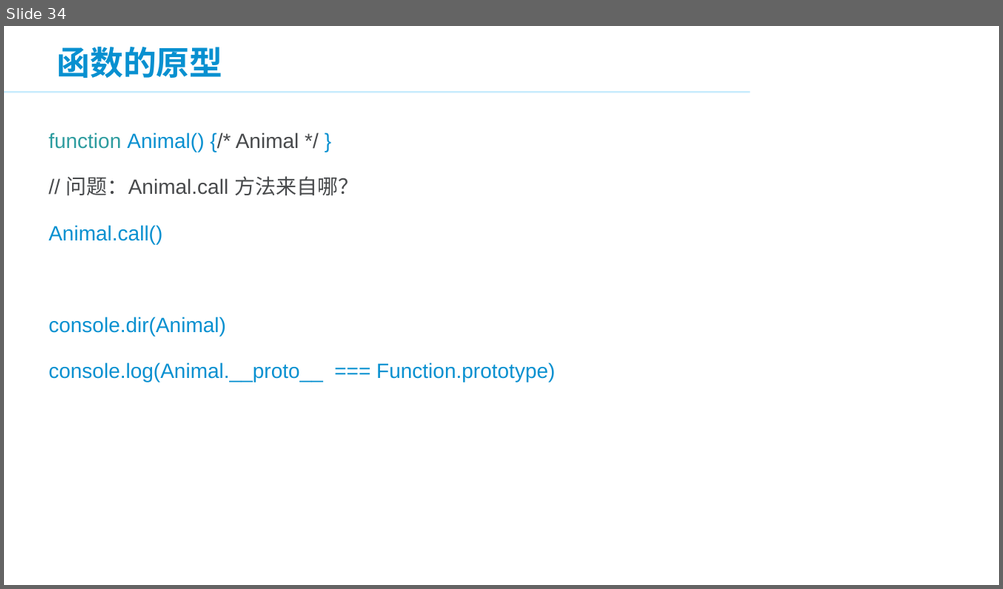
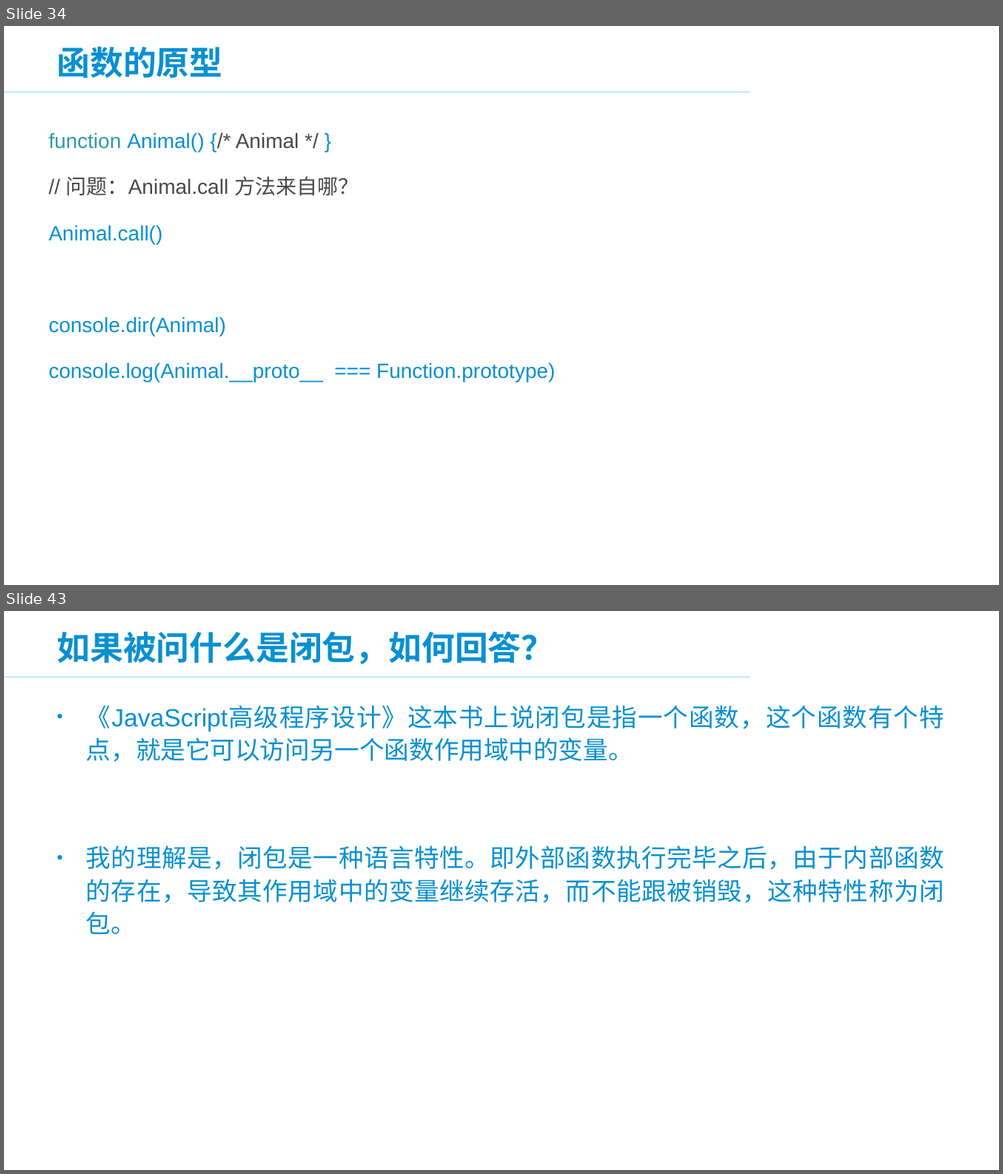
Before and after one commit to panxuepeng/javascript, a slide deck: ppt/JavaScript 高级部分.ppt. Shown one above the other, each under a label of ours: slide 34 before the commit, slides 34 and 43 after it; the slides between them are not shown. The pictures are 1003x589 and 1003x1174 pixels, drawn with LibreOffice and Linux fonts; fonts in the diff are those of the drawing; background and template pictures are left out. Boxes give left, top, right and bottom in pixels: in the first picture for what was removed or moved away, otherwise in the second. Text is boxed around its words. In the diff, an @@ line names an element or a change of style, - is before the commit and + after.

```diff
--- a/ppt/JavaScript 高级部分.ppt
+++ b/ppt/JavaScript 高级部分.ppt
@@ slide 43 added at (4,611,999,1170), background #FFFFFF; not listed: 2 template elements that a slide beside it also shows @@
@@ title added at (57,631,554,664), 32 pt, text #0890D0, bold @@
+如果被问什么是闭包，如何回答？
@@ text added at (86,705,944,934), 24 pt, text #0890D0 @@
+• 《JavaScript高级程序设计》这本书上说闭包是指一个函数，这个函数有个特点，就是它可以访问另一个函数作用域中的变量。
+• 我的理解是，闭包是一种语言特性。即外部函数执行完毕之后，由于内部函数的存在，导致其作用域中的变量继续存活，而不能跟被销毁，这种特性称为闭包。
```
Also in this commit, not shown: 9 other slides added, 14 slides removed, 6 other files.
